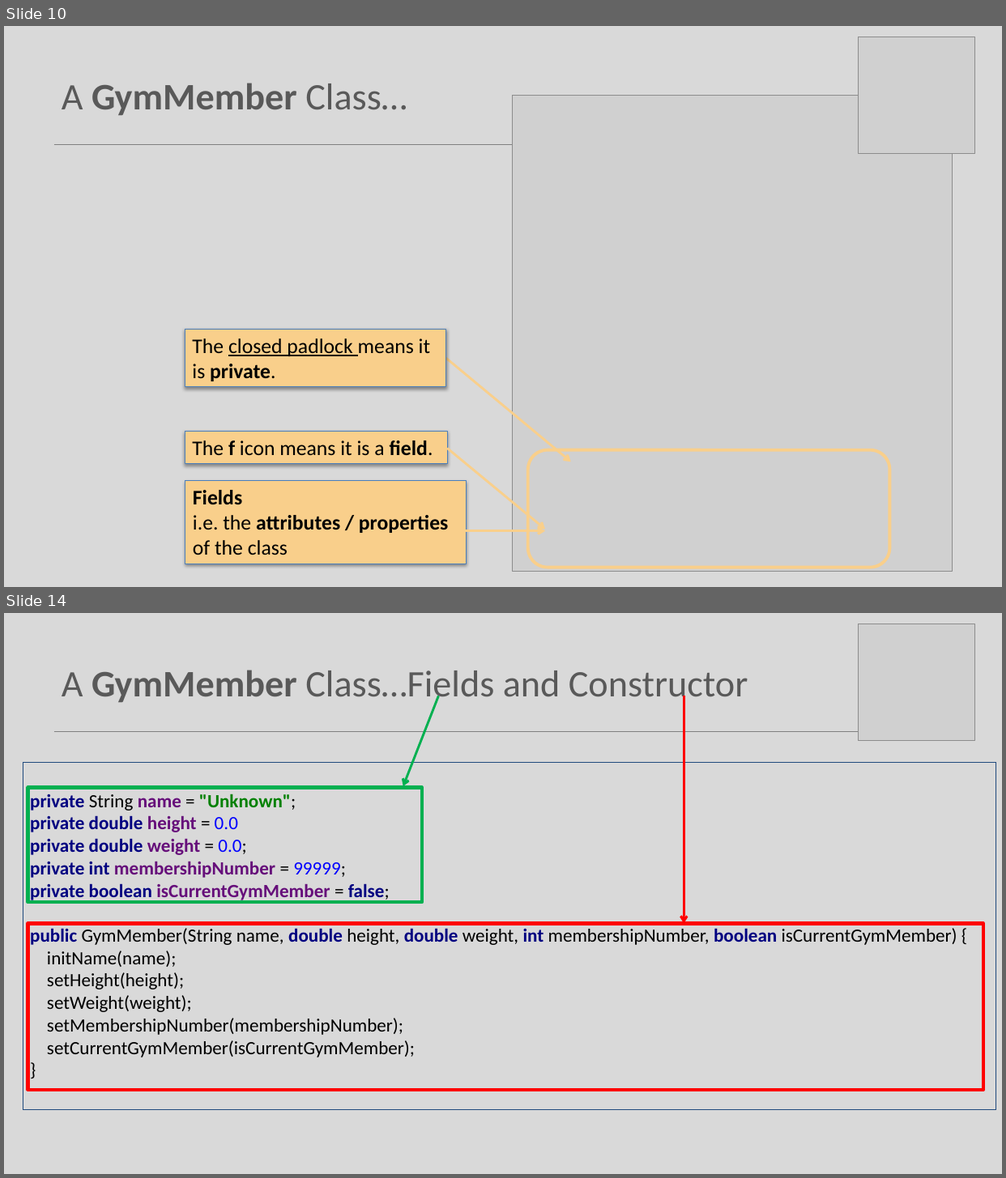
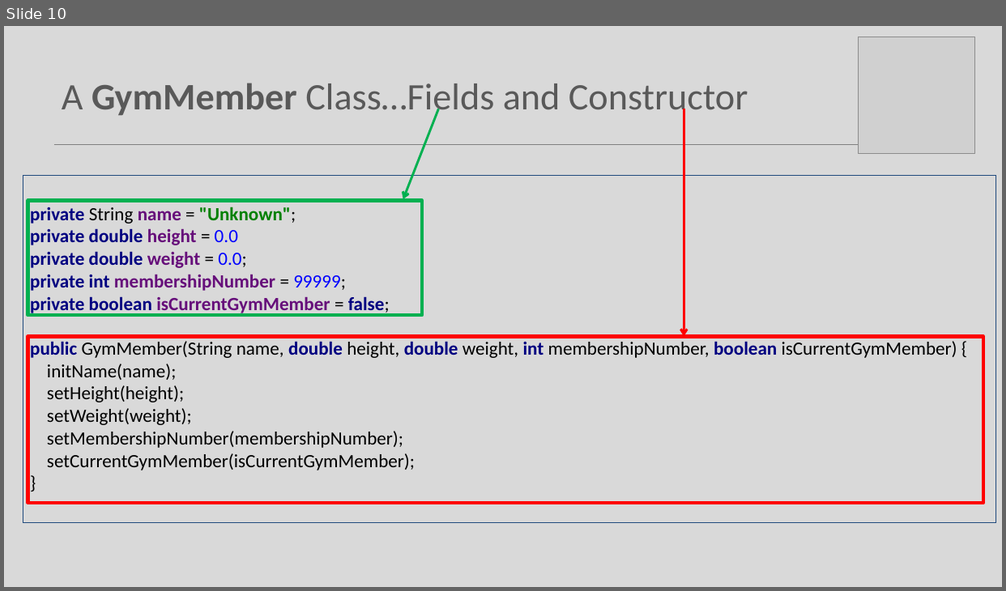
Before and after one commit to Programming-Fundamentals-SETU/prog-fund-1-sept-25, a slide deck: topic08-arrays-of-objects/unit-1/talk-2-gym-app/oo-gym-v1.pptx. Shown one above the other, each under a label of ours: slides 10 and 14 before the commit, slide 10 after it; the slides between them are not shown. The pictures are 1006x1178 and 1006x591 pixels, drawn with LibreOffice and Linux fonts; fonts in the diff are those of the drawing; grey boxes stand for pictures. Boxes give left, top, right and bottom in pixels: in the first picture for what was removed or moved away, otherwise in the second. Text is boxed around its words. In the diff, an @@ line names an element or a change of style, - is before the commit and + after.

```diff
--- a/topic08-arrays-of-objects/unit-1/talk-2-gym-app/oo-gym-v1.pptx
+++ b/topic08-arrays-of-objects/unit-1/talk-2-gym-app/oo-gym-v1.pptx
@@ slide 10 removed at bbox=[4, 26, 1002, 587], background #D9D9D9; not listed: 1 template element that a slide beside it also shows @@
@@ picture removed at bbox=[859, 37, 976, 154] @@
@@ title removed at bbox=[62, 83, 407, 115] @@
-A GymMember Class…
@@ picture removed at bbox=[513, 96, 953, 572] @@
@@ rectangle removed at bbox=[185, 329, 446, 386] @@
-The closed padlock means it is private.
@@ arrow removed from (446, 358) to (571, 462) @@
@@ rectangle removed at bbox=[185, 432, 448, 465] @@
-The f icon means it is a field.
@@ arrow removed from (447, 448) to (545, 530) @@
@@ rounded rectangle removed at bbox=[528, 450, 889, 568] @@
@@ rectangle removed at bbox=[185, 481, 466, 565] @@
-Fields
-i.e. the attributes / properties
-of the class
@@ arrow removed from (447, 531) to (545, 531) @@
@@ what was slide 14 is now slide 10 @@
```
Also in this commit, not shown: 15 slides changed, 3 other slides removed, 10 other files.
